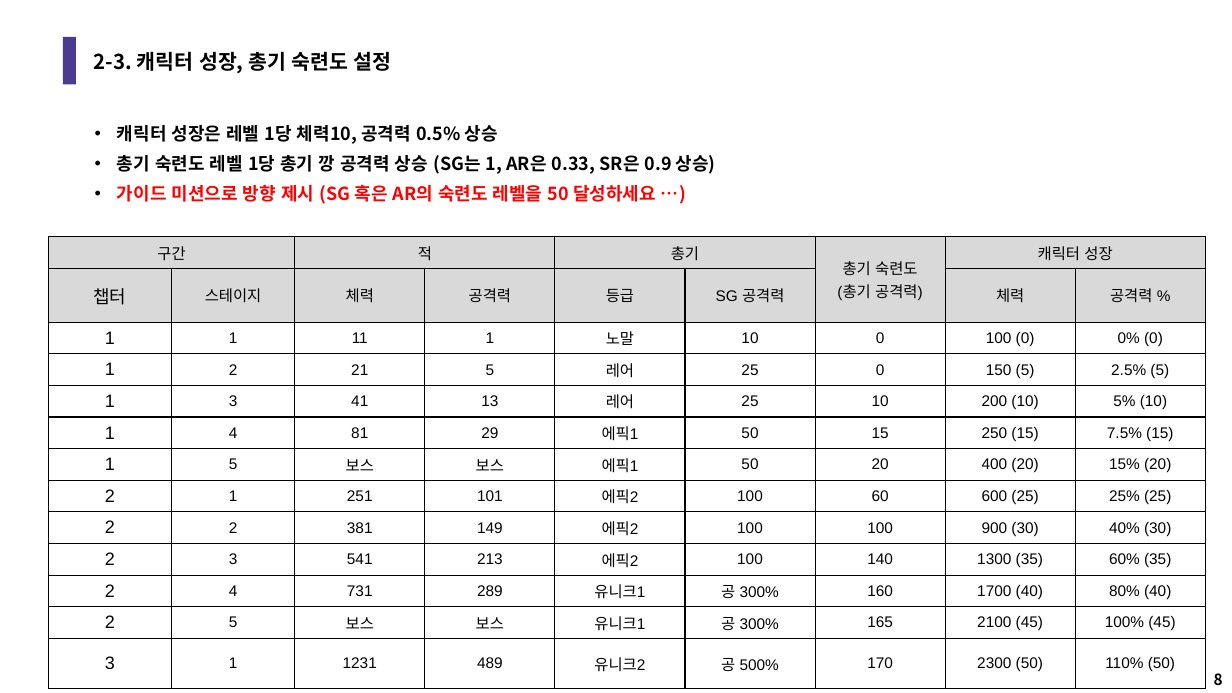
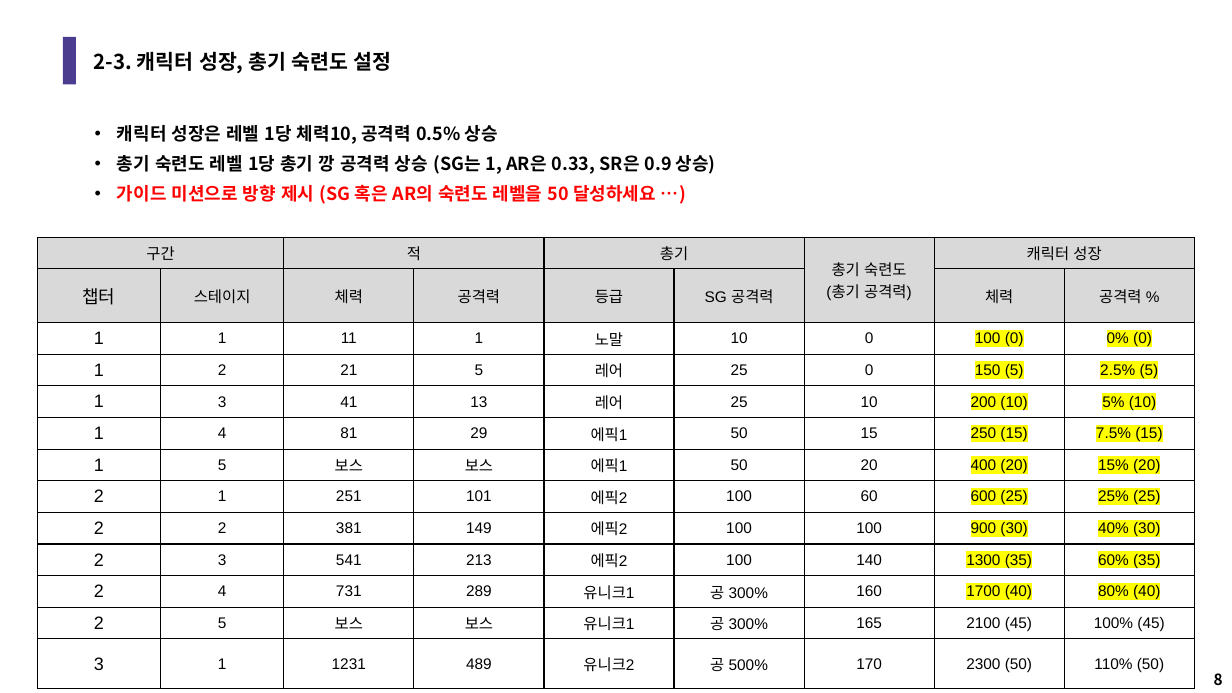
Before and after one commit to LuBly/Team_Pearl, a slide deck: slide 8 of GameDesign/팀펄_경제밸런스기획.pptx. Drawn at 1232x693 pixels with LibreOffice and Linux fonts; fonts in the diff are those of the drawing. Boxes give left, top, right and bottom in pixels: in the first picture for what was removed or moved away, otherwise in the second. Text is boxed around its words. In the diff, an @@ line names an element or a change of style, - is before the commit and + after.

Commit message:
0716_총기스킬기획초안반영

```diff
--- a/GameDesign/팀펄_경제밸런스기획.pptx
+++ b/GameDesign/팀펄_경제밸런스기획.pptx
@@ table at [37, 238, 1195, 676] @@
@@ highlight none to #FFFF00 in "100 (0)", "0% (0)", "150 (5)", "2.5% (5)" and 14 more places @@
@@ table: place and size @@
-table at [48, 237, 1206, 676]
+table at [37, 238, 1195, 676]
```
Also in this commit, not shown: 3 other files.
